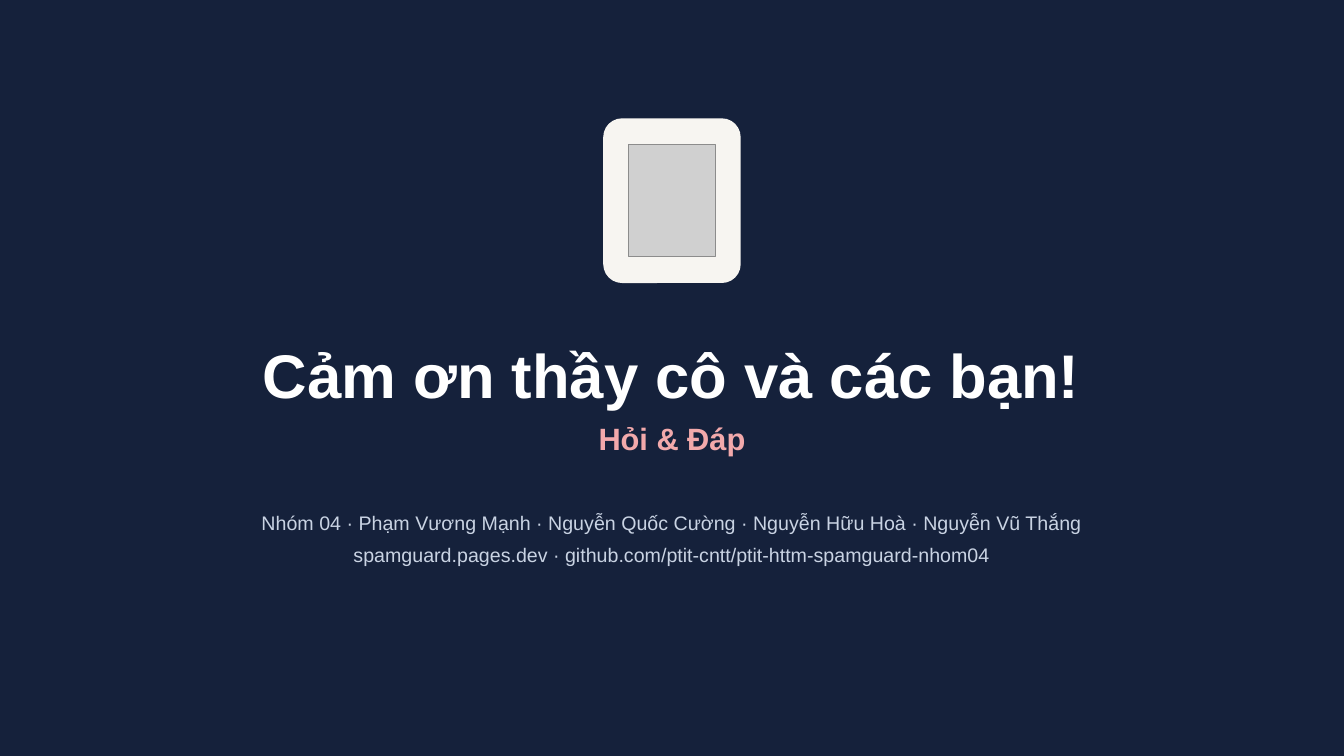
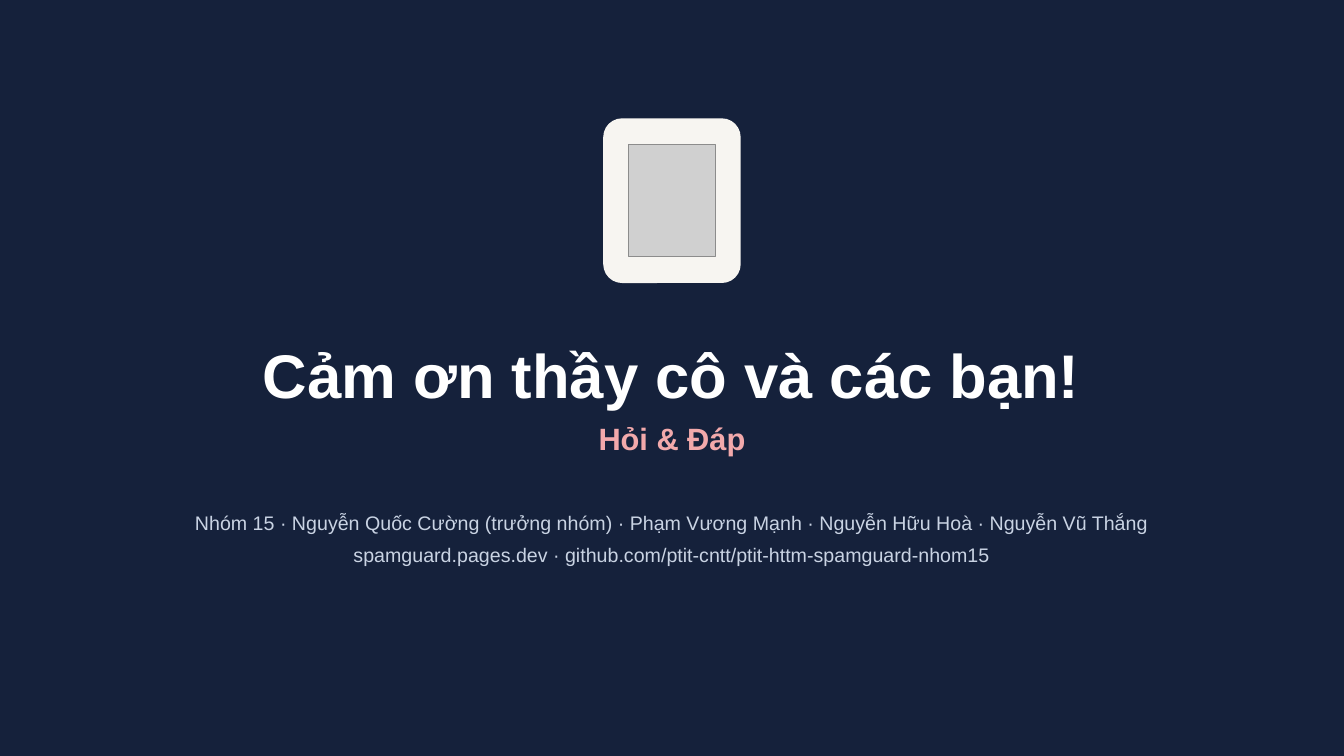
Before and after one commit to ptit-cntt/ptit-httm-spamguard-nhom15, a slide deck: slide 16 of docs/SpamGuard_Slides.pptx. Drawn at 1344x756 pixels with LibreOffice and Linux fonts; fonts in the diff are those of the drawing; grey boxes stand for pictures. Boxes give left, top, right and bottom in pixels: in the first picture for what was removed or moved away, otherwise in the second. Text is boxed around its words. In the diff, an @@ line names an element or a change of style, - is before the commit and + after.

```diff
--- a/docs/SpamGuard_Slides.pptx
+++ b/docs/SpamGuard_Slides.pptx
@@ text at (x1=195, y1=515, x2=1148, y2=534): text changed @@
-Nhóm 04 · Phạm Vương Mạnh · Nguyễn Quốc Cường · Nguyễn Hữu Hoà · Nguyễn Vũ Thắng
+Nhóm 15 · Nguyễn Quốc Cường (trưởng nhóm) · Phạm Vương Mạnh · Nguyễn Hữu Hoà · Nguyễn Vũ Thắng
@@ text at (x1=353, y1=548, x2=989, y2=566): text changed @@
-spamguard.pages.dev · github.com/ptit-cntt/ptit-httm-spamguard-nhom04
+spamguard.pages.dev · github.com/ptit-cntt/ptit-httm-spamguard-nhom15
```
Also in this commit, not shown: 15 other slides changed, 6 other files.
